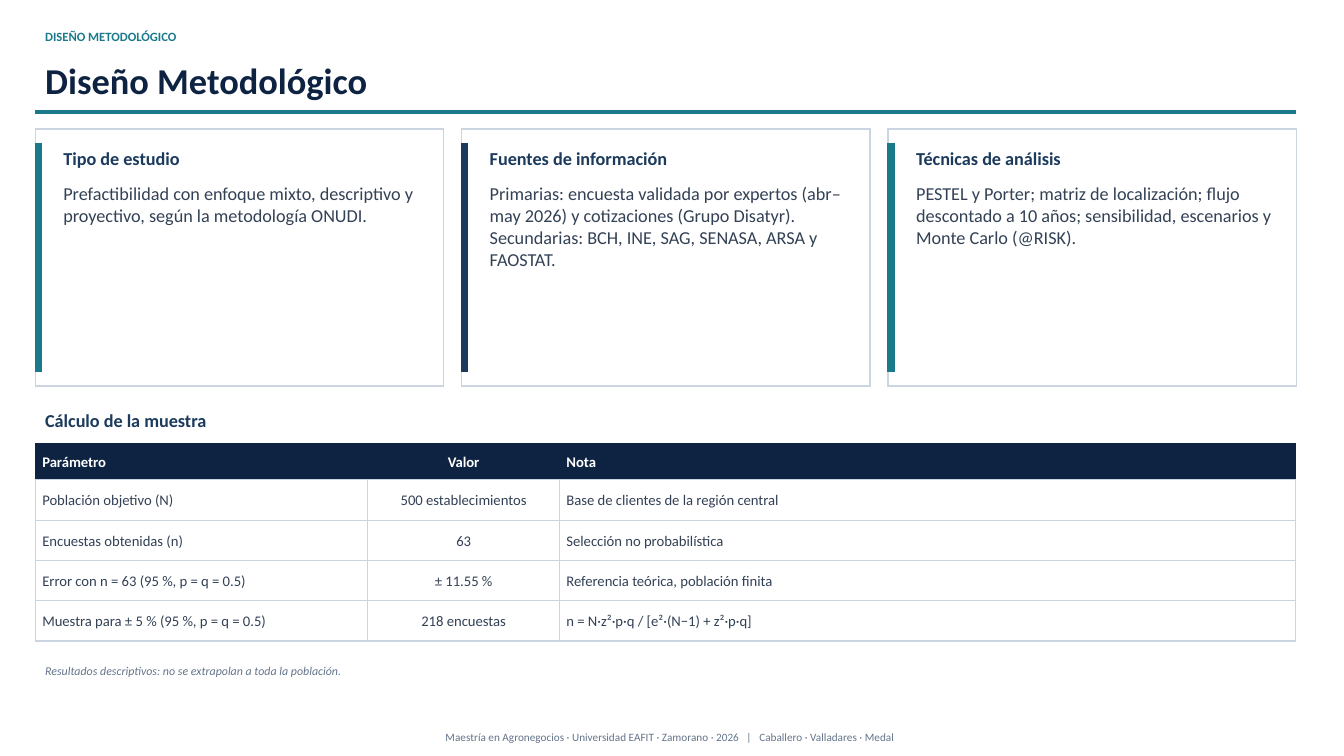
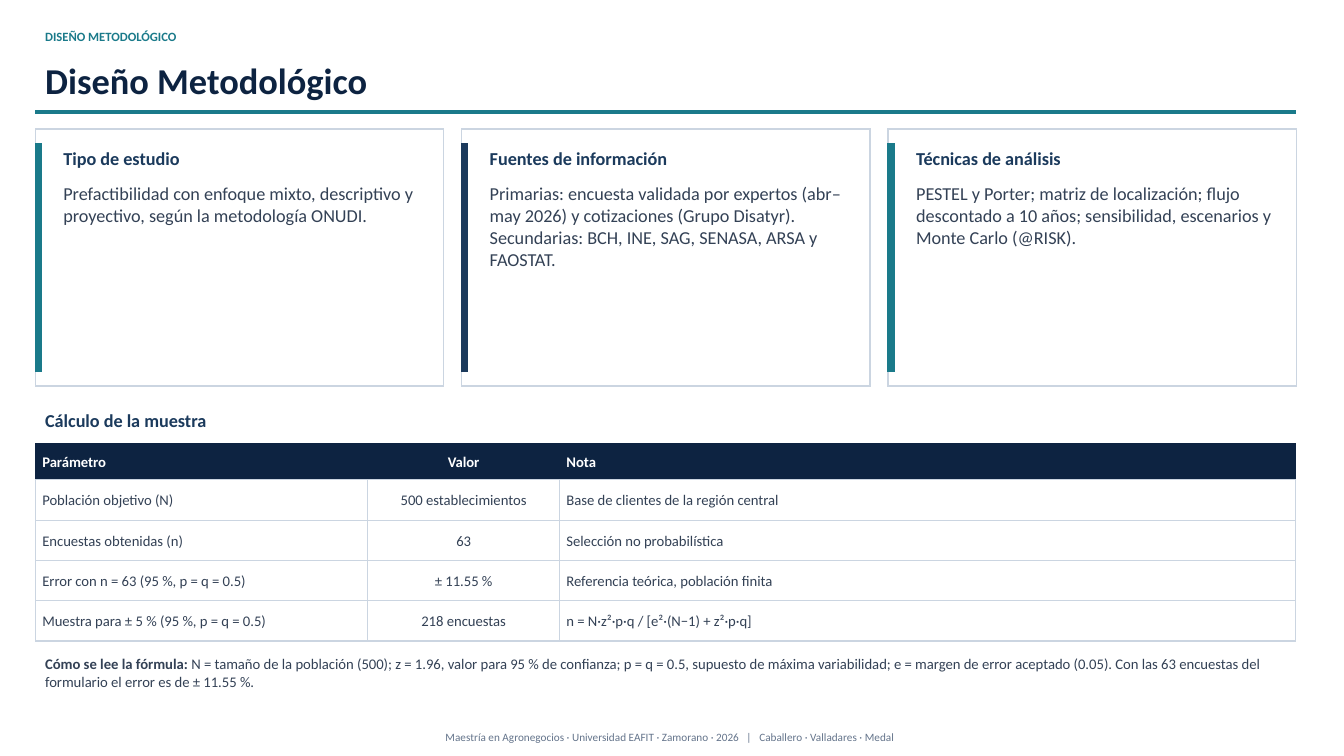
Before and after one commit to modelqdeluxe-ops/ss, a slide deck: slide 8 of Defensa_Tesis_Jaime_Fredy_Horacio_corregida.pptx. Drawn at 1344x756 pixels with LibreOffice and Linux fonts; fonts in the diff are those of the drawing. Boxes give left, top, right and bottom in pixels: in the first picture for what was removed or moved away, otherwise in the second. Text is boxed around its words. In the diff, an @@ line names an element or a change of style, - is before the commit and + after.

```diff
--- a/Defensa_Tesis_Jaime_Fredy_Horacio_corregida.pptx
+++ b/Defensa_Tesis_Jaime_Fredy_Horacio_corregida.pptx
@@ text "Cómo se lee la fórmula: ..." at bbox=[45, 658, 1260, 687]: vertical alignment middle to top @@
@@ text at bbox=[45, 658, 1260, 687]: text changed; size 8.5 to 10.5 pt; text colour #64748B to #334155; italic off @@
-Resultados descriptivos: no se extrapolan a toda la población.
+Cómo se lee la fórmula: N = tamaño de la población (500); z = 1.96, valor para 95 % de confianza; p = q = 0.5, supuesto de máxima variabilidad; e = margen de error aceptado (0.05). Con las 63 encuestas del formulario el error es de ± 11.55 %.
```
Also in this commit, not shown: 9 other slides changed, 1 slide removed, 2 other files.
